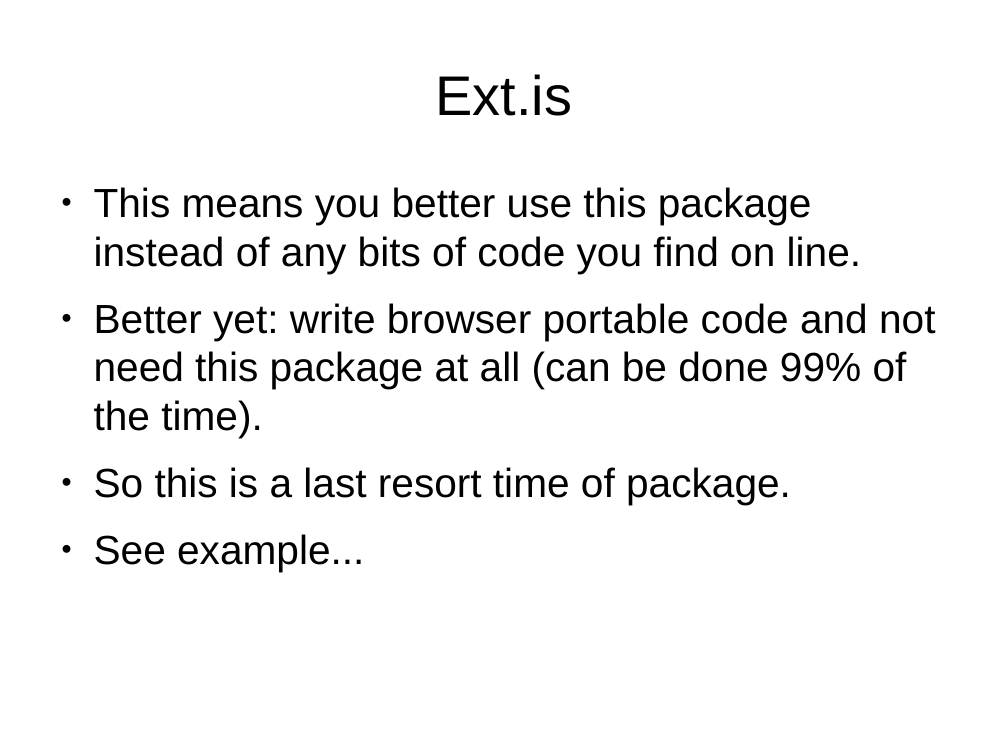
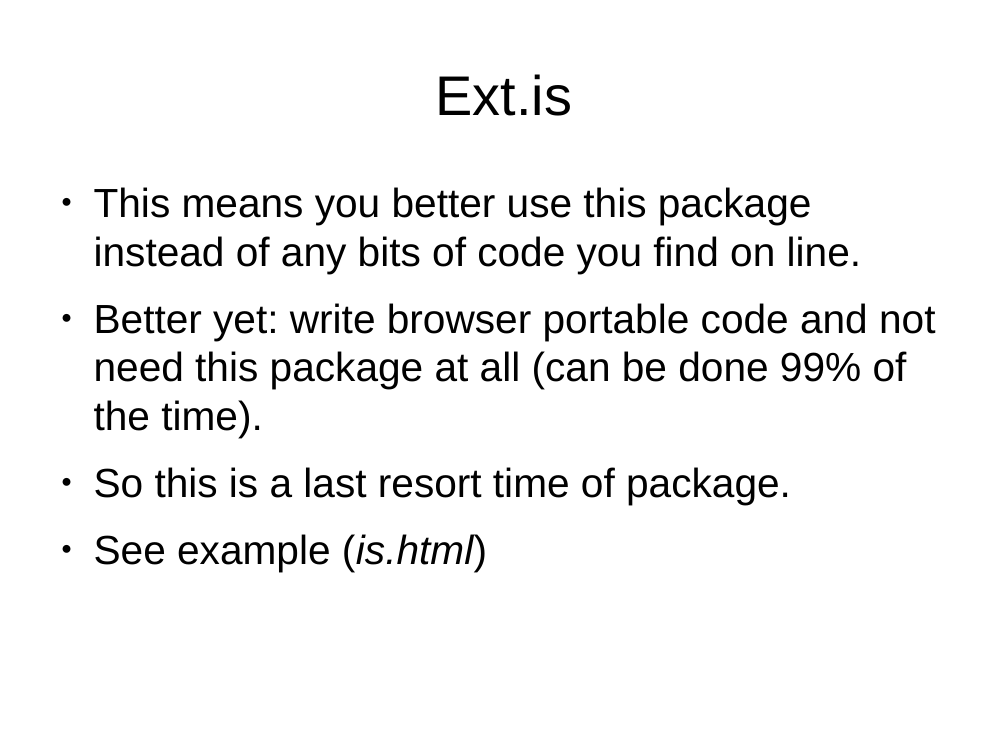
Before and after one commit to veltzer/demos, a slide deck: slide 13 of javascript/extjs/doc/extjs.odp (slide 12 before the commit). Drawn at 1008x756 pixels with LibreOffice and Linux fonts; fonts in the diff are those of the drawing. Boxes give left, top, right and bottom in pixels: in the first picture for what was removed or moved away, otherwise in the second. Text is boxed around its words. In the diff, an @@ line names an element or a change of style, - is before the commit and + after.

```diff
--- a/javascript/extjs/doc/extjs.odp
+++ b/javascript/extjs/doc/extjs.odp
@@ text at bbox=[94, 534, 487, 571]: text changed @@
-● See example...
+● See example (is.html)
```
Also in this commit, not shown: 1 other slide changed, 1 slide added, 2 other files.
